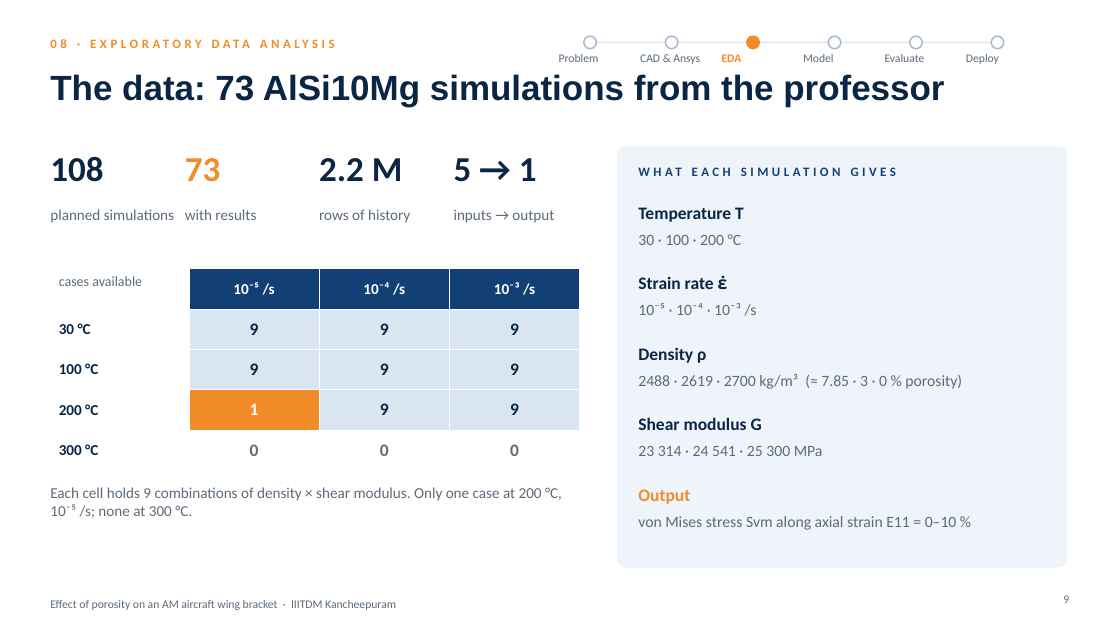
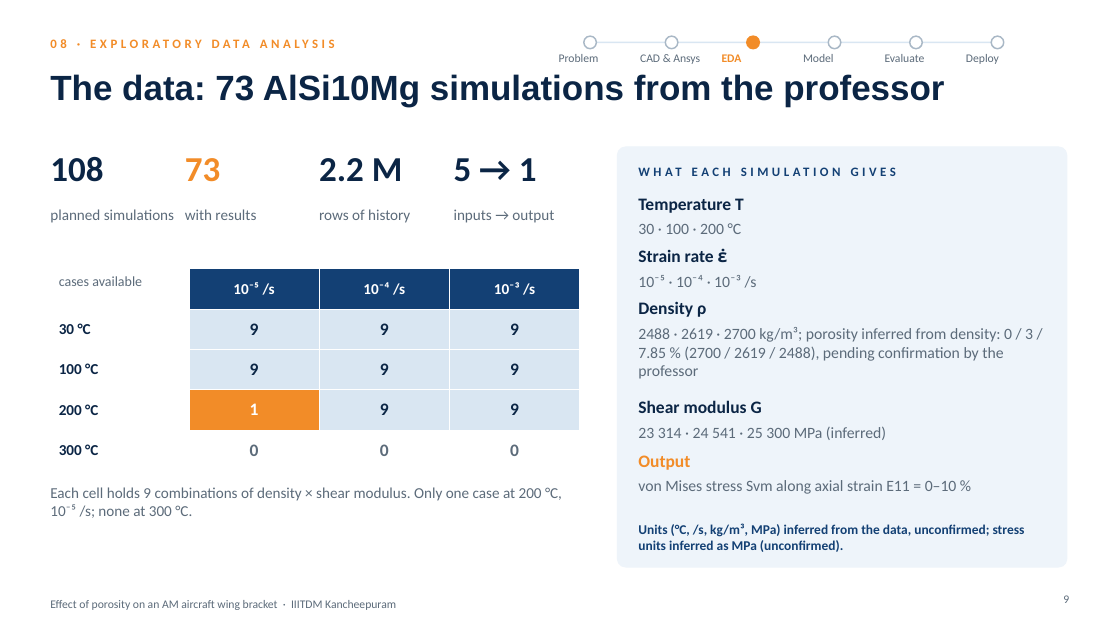
Before and after one commit to SaravananRamar06/MMM-ML, a slide deck: slide 9 of presentation/Final Presentation - Porosity in an AM Wing Bracket.pptx. Drawn at 1120x630 pixels with LibreOffice and Linux fonts; fonts in the diff are those of the drawing. Boxes give left, top, right and bottom in pixels: in the first picture for what was removed or moved away, otherwise in the second. Text is boxed around its words. In the diff, an @@ line names an element or a change of style, - is before the commit and + after.

```diff
--- a/presentation/Final Presentation - Porosity in an AM Wing Bracket.pptx
+++ b/presentation/Final Presentation - Porosity in an AM Wing Bracket.pptx
@@ text "Temperature T": place and size @@
-text "Temperature T" at (638, 207, 744, 222)
+text "Temperature T" at (638, 198, 744, 213)
@@ text "30 · 100 · 200 ...": place and size @@
-text "30 · 100 · 200 ..." at (638, 234, 742, 245)
+text "30 · 100 · 200 ..." at (638, 223, 742, 234)
@@ text "Strain rate ε̇": place and size @@
-text "Strain rate ε̇" at (638, 275, 723, 289)
+text "Strain rate ε̇" at (638, 248, 723, 262)
@@ text "10⁻⁵ · 10⁻⁴ · 10⁻³ ...": place and size @@
-text "10⁻⁵ · 10⁻⁴ · 10⁻³ ..." at (638, 303, 757, 316)
+text "10⁻⁵ · 10⁻⁴ · 10⁻³ ..." at (638, 275, 757, 288)
@@ text "Density ρ": place and size @@
-text "Density ρ" at (638, 347, 706, 363)
+text "Density ρ" at (638, 301, 706, 317)
@@ text at (638, 327, 1033, 379): text changed @@
-2488 · 2619 · 2700 kg/m³ (≈ 7.85 · 3 · 0 % porosity)
+2488 · 2619 · 2700 kg/m³; porosity inferred from density: 0 / 3 / 7.85 % (2700 / 2619 / 2488), pending confirmation by the professor
@@ text "Shear modulus G": place and size @@
-text "Shear modulus G" at (638, 417, 762, 430)
+text "Shear modulus G" at (638, 400, 762, 413)
@@ text at (638, 427, 886, 440): text changed @@
-23 314 · 24 541 · 25 300 MPa
+23 314 · 24 541 · 25 300 MPa (inferred)
@@ text "Output": place and size @@
-text "Output" at (638, 489, 690, 504)
+text "Output" at (638, 455, 690, 470)
@@ text "von Mises stress Svm along ...": place and size @@
-text "von Mises stress Svm along ..." at (638, 516, 957, 530)
+text "von Mises stress Svm along ..." at (638, 480, 957, 494)
@@ text added at (638, 523, 1025, 552), 11.5 pt, text #134074, bold @@
+Units (°C, /s, kg/m³, MPa) inferred from the data, unconfirmed; stress units inferred as MPa (unconfirmed).
```
Also in this commit, not shown: 13 other slides changed, 2 slides added, 7 other files.
